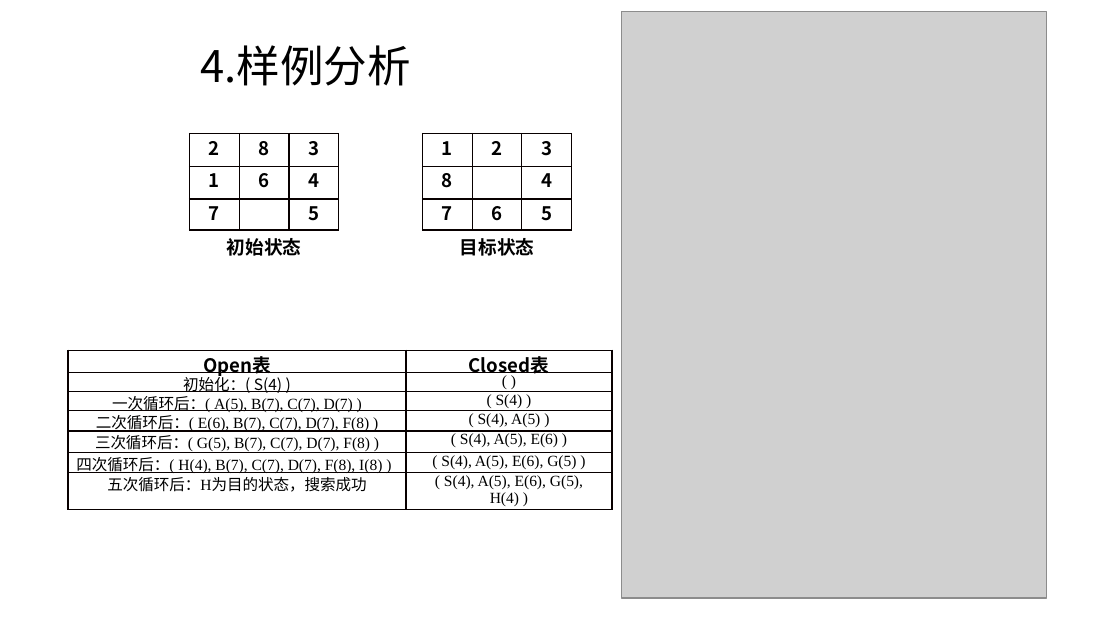
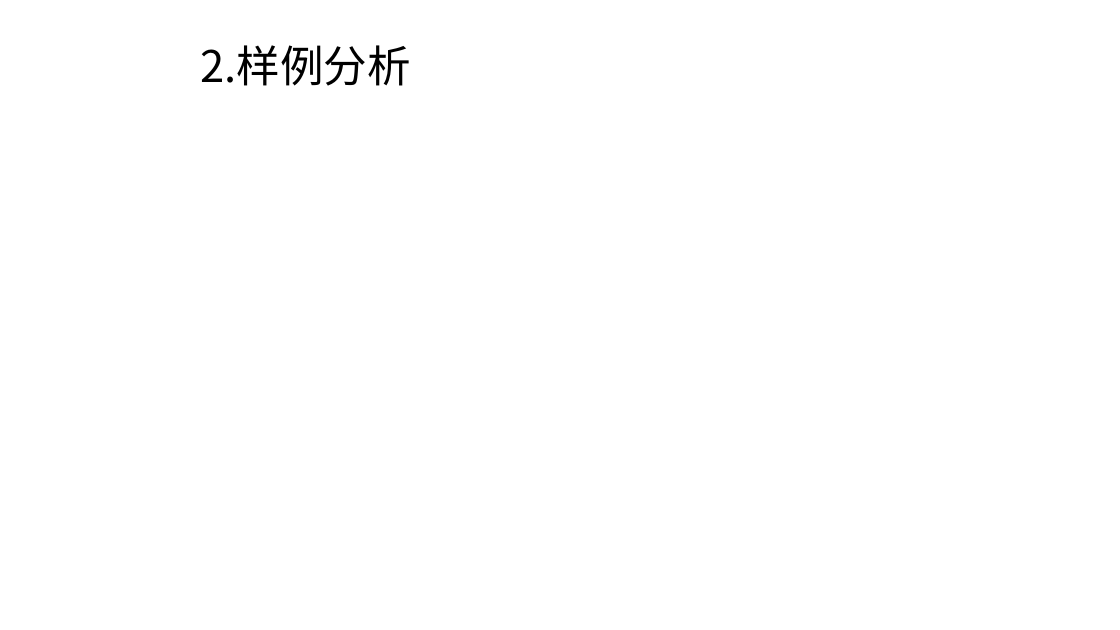
Before and after one commit to Anchovy0901/introduction-to-AI, a slide deck: slide 6 of 小组作业/doc/人工智能_G3_Astar算法讲解.pptx. Drawn at 1120x630 pixels with LibreOffice and Linux fonts; fonts in the diff are those of the drawing; grey boxes stand for pictures; background and template pictures are left out. Boxes give left, top, right and bottom in pixels: in the first picture for what was removed or moved away, otherwise in the second. Text is boxed around its words. In the diff, an @@ line names an element or a change of style, - is before the commit and + after.

```diff
--- a/小组作业/doc/人工智能_G3_Astar算法讲解.pptx
+++ b/小组作业/doc/人工智能_G3_Astar算法讲解.pptx
@@ picture removed at box(622, 11, 1046, 598) @@
@@ title at box(201, 45, 411, 86): text changed @@
-4.样例分析
+2.样例分析
@@ table removed at box(189, 133, 337, 230), 3 rows, 3 columns @@
-2 | 8 | 3
-1 | 6 | 4
-7 |  | 5
@@ table removed at box(422, 133, 570, 230), 3 rows, 3 columns @@
-1 | 2 | 3
-8 |  | 4
-7 | 6 | 5
@@ text removed at box(227, 238, 302, 256) @@
-初始状态
@@ text removed at box(460, 238, 535, 256) @@
-目标状态
@@ table removed at box(68, 351, 613, 510), 7 rows, 2 columns @@
-Open表 | Closed表
-初始化：( S(4) ) | ( )
-一次循环后：( A(5), B(7), C(7), D(7) ) | ( S(4) )
-二次循环后：( E(6), B(7), C(7), D(7), F(8) ) | ( S(4), A(5) )
-三次循环后：( G(5), B(7), C(7), D(7), F(8) ) | ( S(4), A(5), E(6) )
-四次循环后：( H(4), B(7), C(7), D(7), F(8), I(8) ) | ( S(4), A(5), E(6), G(5) )
-五次循环后：H为目的状态，搜索成功 | ( S(4), A(5), E(6), G(5), H(4) )
```
Also in this commit, not shown: 6 other slides changed, 1 slide added, 1 slide removed, 3 other files.
